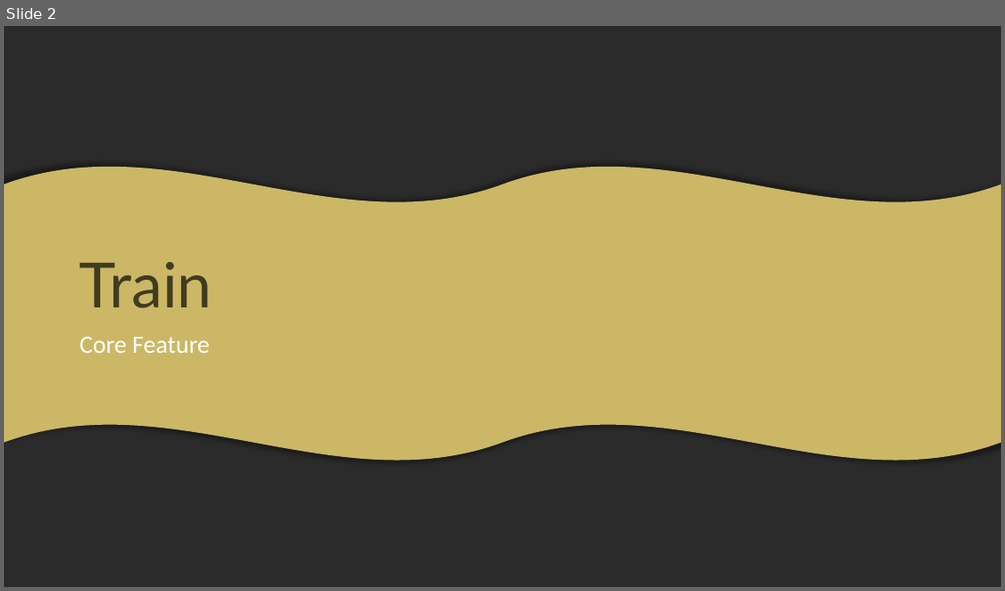
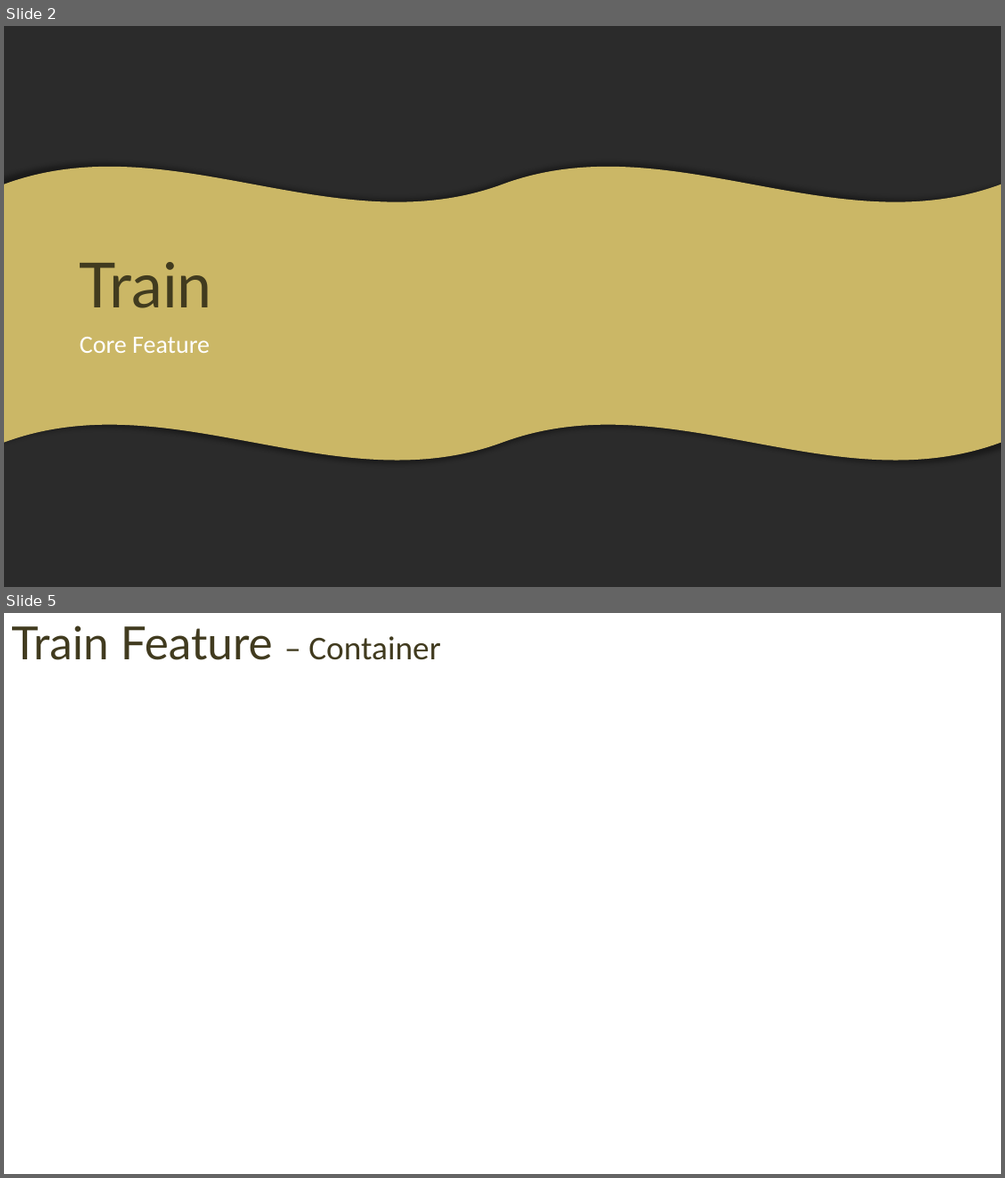
Before and after one commit to AFrenchDude/STD_Workshop, a slide deck: Documents/GameDesign/DreamTD_FeaturesRelated.pptx. Shown one above the other, each under a label of ours: slide 2 before the commit, slides 2 and 5 after it; the slides between them are not shown. The pictures are 1005x591 and 1005x1178 pixels, drawn with LibreOffice and Linux fonts; fonts in the diff are those of the drawing; background and template pictures are left out; a plain dark background stands for a picture behind light text. Boxes give left, top, right and bottom in pixels: in the first picture for what was removed or moved away, otherwise in the second. Text is boxed around its words. In the diff, an @@ line names an element or a change of style, - is before the commit and + after.

Commit message:
MODIFY DreamTD_FeaturesRelated.pptx |ADD ProjectilesUpgrade_Meta.xlsx

```diff
--- a/Documents/GameDesign/DreamTD_FeaturesRelated.pptx
+++ b/Documents/GameDesign/DreamTD_FeaturesRelated.pptx
@@ slide 5 added at [4,613,1001,1174], background picture (left out) @@
@@ title added at [11,625,440,660], 44 pt, text #413B1F @@
+Train Feature – Container
```
Also in this commit, not shown: 2 slides changed, 3 other files.
